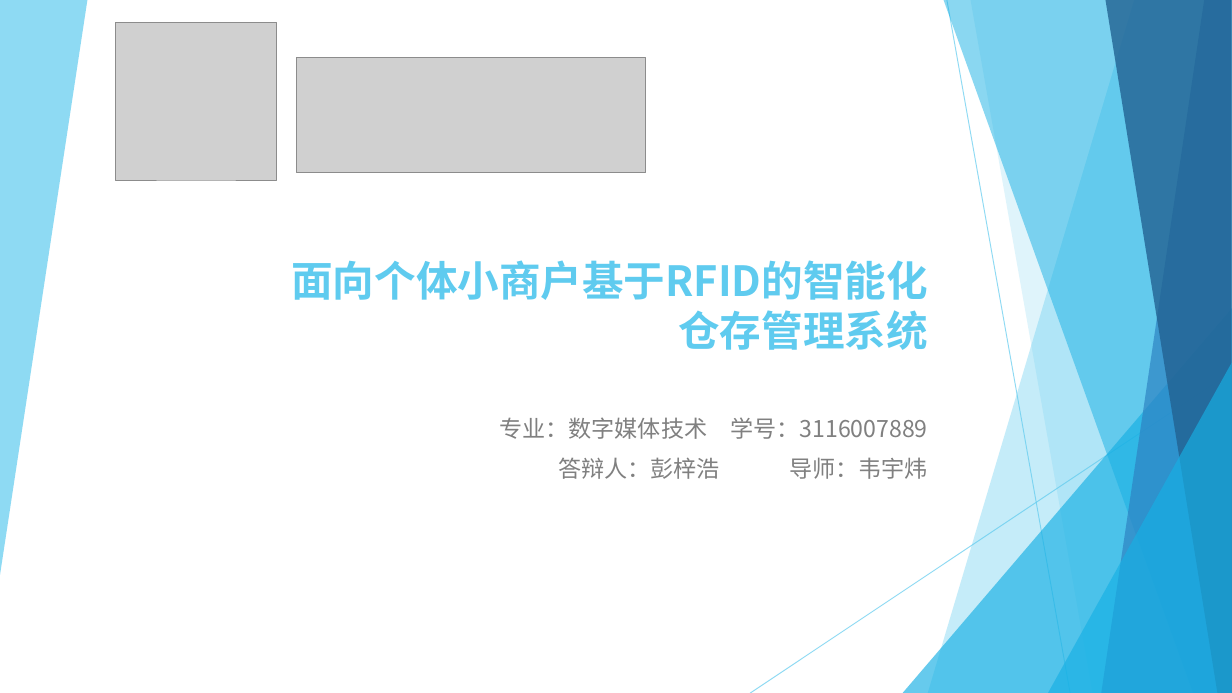
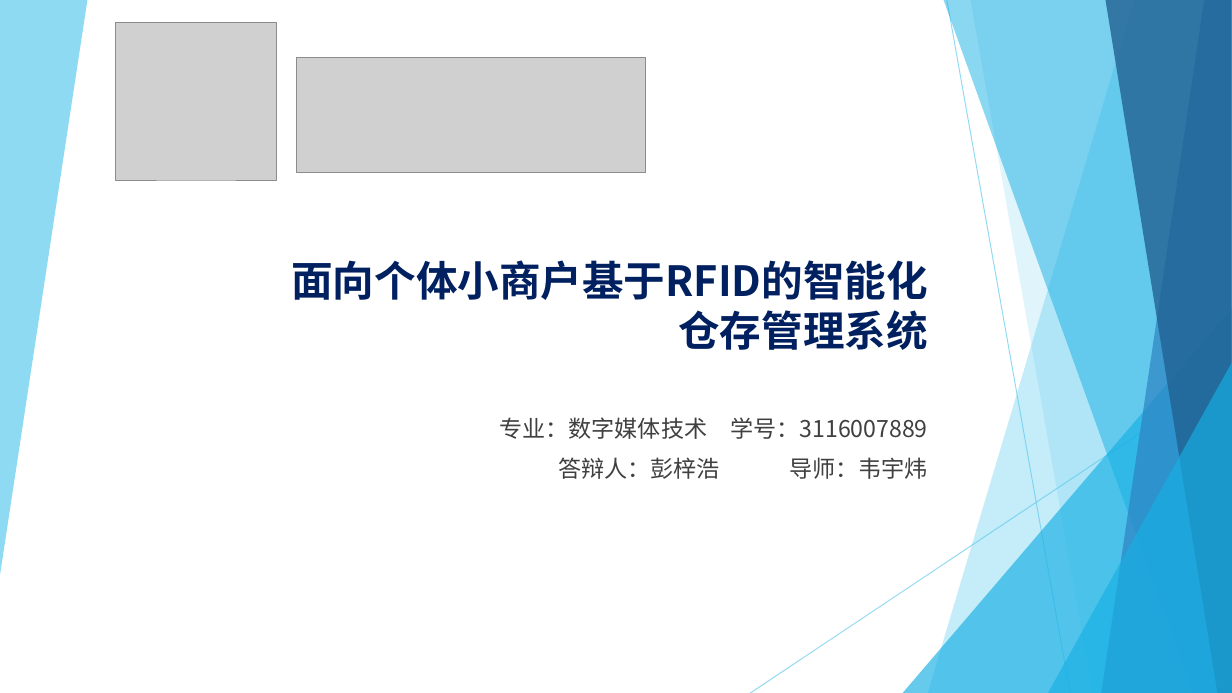
Before and after one commit to JASONPANGGO/RFID-repo, a slide deck: slide 1 of 答辩/彭梓浩毕业答辩PPT.pptx. Drawn at 1232x693 pixels with LibreOffice and Linux fonts; fonts in the diff are those of the drawing; grey boxes stand for pictures. Boxes give left, top, right and bottom in pixels: in the first picture for what was removed or moved away, otherwise in the second. Text is boxed around its words. In the diff, an @@ line names an element or a change of style, - is before the commit and + after.

```diff
--- a/答辩/彭梓浩毕业答辩PPT.pptx
+++ b/答辩/彭梓浩毕业答辩PPT.pptx
@@ title "面向个体小商户基于RFID的智能化仓存管理系统" at [291, 260, 928, 300]: text colour #5FCBEF to #002060 @@
@@ subtitle "专业：数字媒体技术 学号：3116007889" at [499, 417, 928, 479]: text colour #808080 to #404040 @@
```
Also in this commit, not shown: 1 other slide changed, 21 slides added, 1 slide removed.
